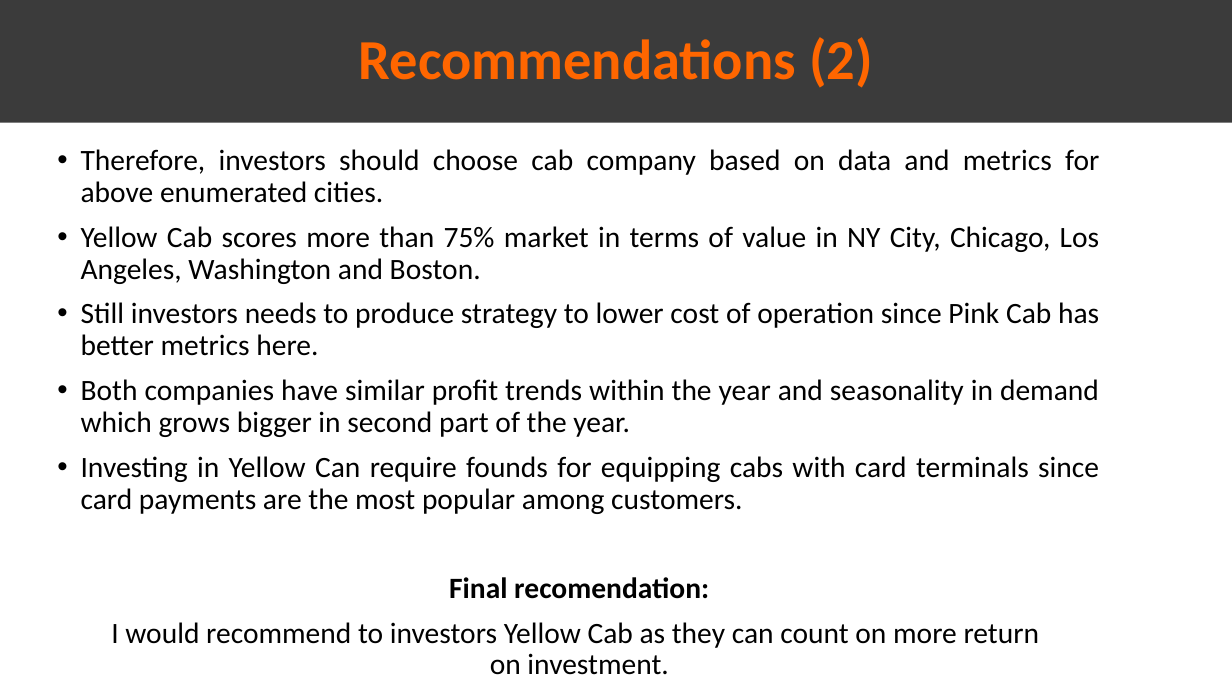
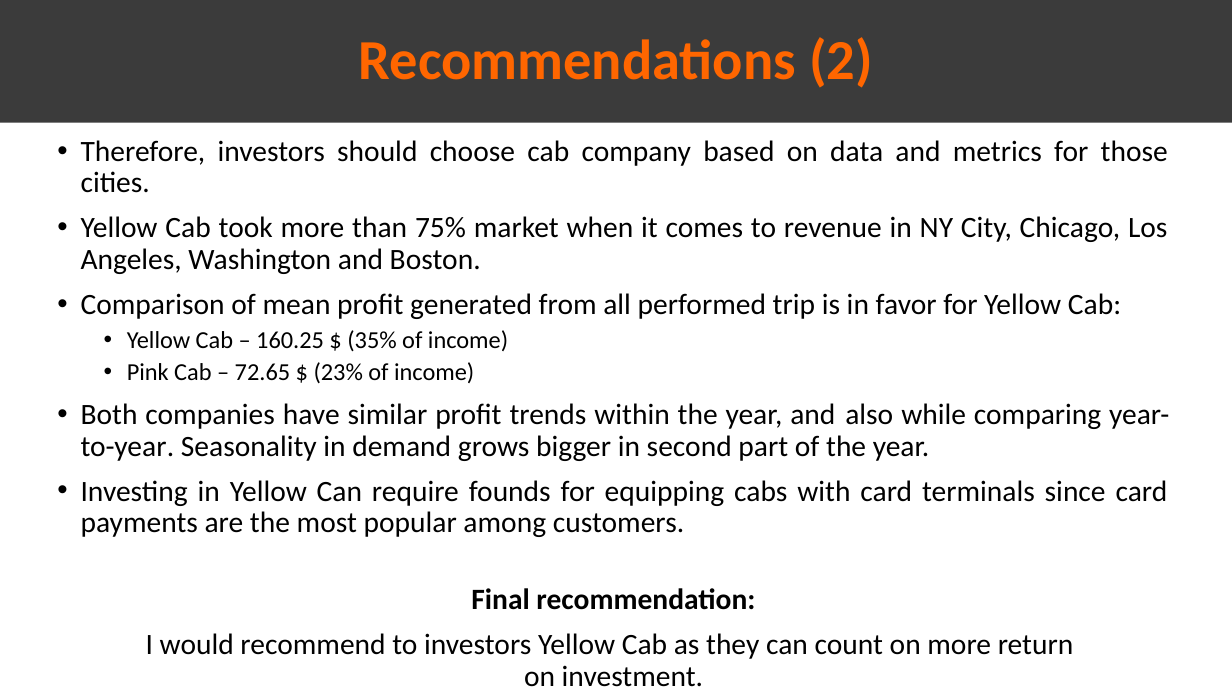
Before and after one commit to DataGlacier/VC, a slide deck: slide 17 of G2M_Cabs/old/Presentation_EDA-Cab.pptx. Drawn at 1232x693 pixels with LibreOffice and Linux fonts; fonts in the diff are those of the drawing. Boxes give left, top, right and bottom in pixels: in the first picture for what was removed or moved away, otherwise in the second. Text is boxed around its words. In the diff, an @@ line names an element or a change of style, - is before the commit and + after.

```diff
--- a/G2M_Cabs/old/Presentation_EDA-Cab.pptx
+++ b/G2M_Cabs/old/Presentation_EDA-Cab.pptx
@@ text "Therefore, investors should choose cab ...": place and size @@
-text "Therefore, investors should choose cab ..." at [81, 149, 1100, 675]
+text "Therefore, investors should choose cab ..." at [81, 140, 1169, 687]
@@ text at [81, 140, 1169, 461]: text changed @@
-• Therefore, investors should choose cab company based on data and metrics for above enumerated cities.
-• Yellow Cab scores more than 75% market in terms of value in NY City, Chicago, Los Angeles, Washington and Boston.
-• Still investors needs to produce strategy to lower cost of operation since Pink Cab has better metrics here.
-• Both companies have similar profit trends within the year and seasonality in demand which grows bigger in second part of the year.
+• Therefore, investors should choose cab company based on data and metrics for those cities.
+• Yellow Cab took more than 75% market when it comes to revenue in NY City, Chicago, Los Angeles, Washington and Boston.
+• Comparison of mean profit generated from all performed trip is in favor for Yellow Cab:
+  • Yellow Cab – 160.25 $ (35% of income)
+  • Pink Cab – 72.65 $ (23% of income)
+• Both companies have similar profit trends within the year, and also while comparing year-to-year. Seasonality in demand grows bigger in second part of the year.
@@ text at [471, 588, 755, 610]: text changed @@
-Final recomendation:
+Final recommendation:
```
Also in this commit, not shown: 8 other slides changed, 1 other file.
